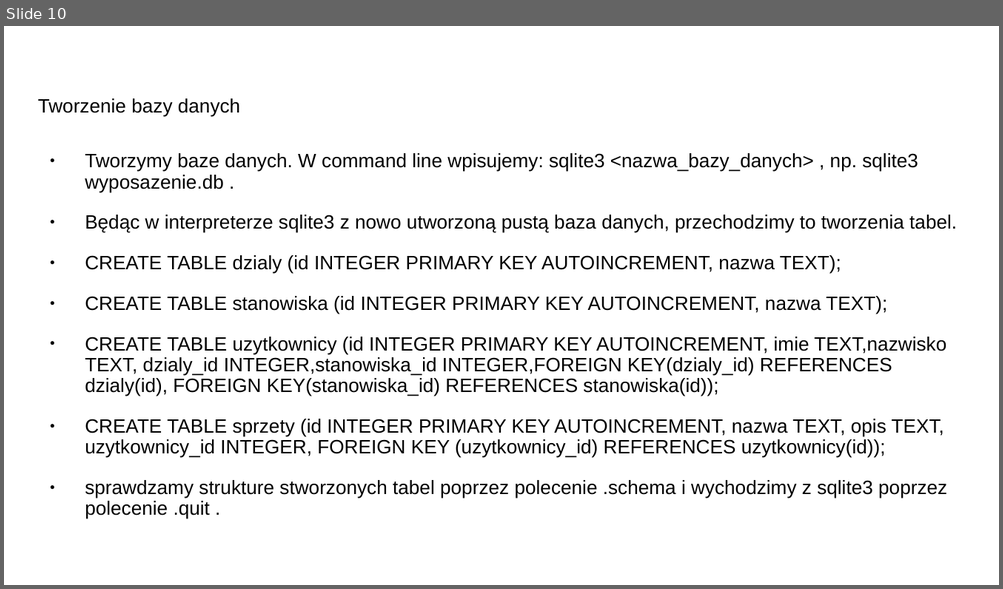
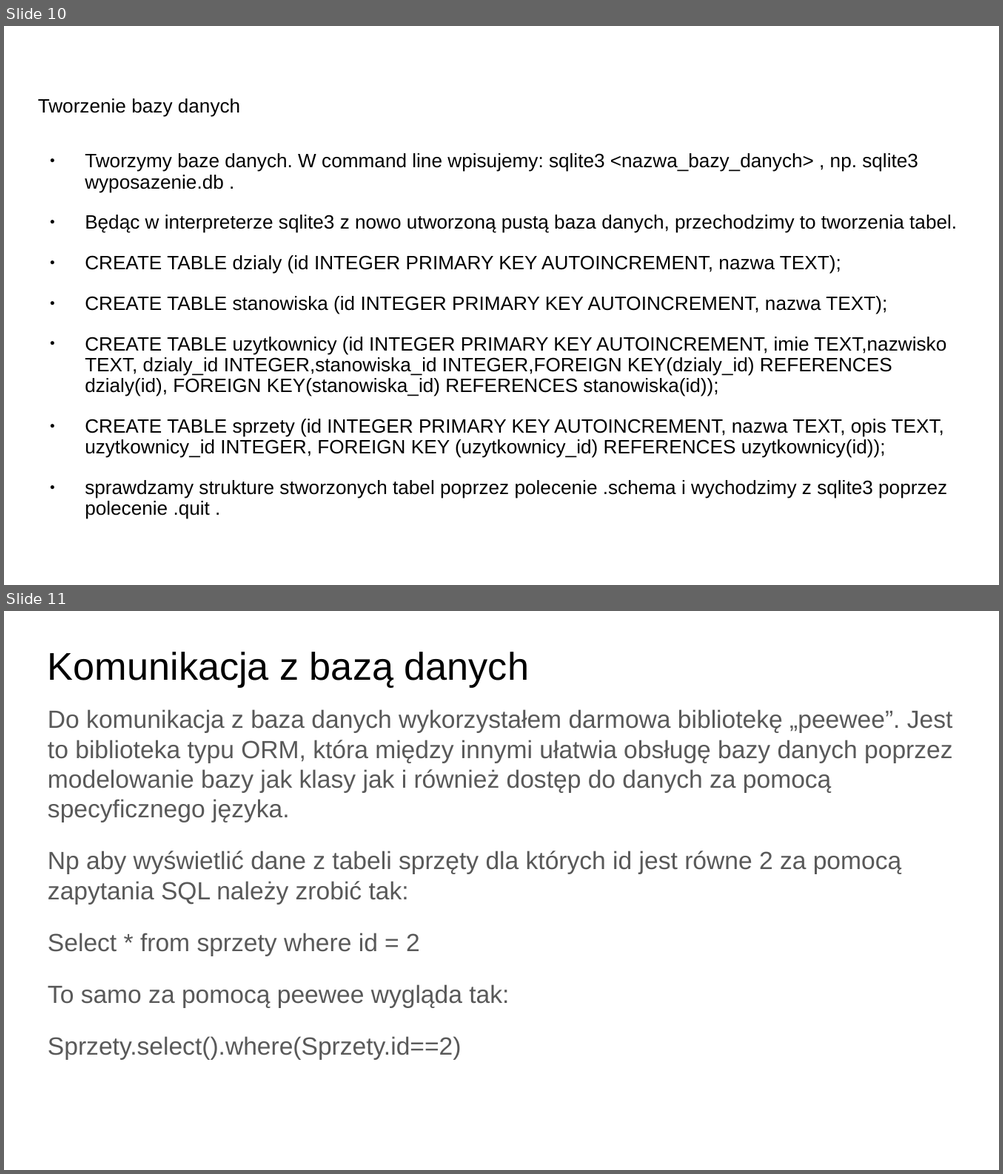
Before and after one commit to PrzemekN/wyposazenie, a slide deck: ProjektBazyDanychWyposazenie.odp. Shown one above the other, each under a label of ours: slide 10 before the commit, slides 10 and 11 after it. The pictures are 1003x589 and 1003x1174 pixels, drawn with LibreOffice and Linux fonts; fonts in the diff are those of the drawing. Boxes give left, top, right and bottom in pixels: in the first picture for what was removed or moved away, otherwise in the second. Text is boxed around its words. In the diff, an @@ line names an element or a change of style, - is before the commit and + after.

```diff
--- a/ProjektBazyDanychWyposazenie.odp
+++ b/ProjektBazyDanychWyposazenie.odp
@@ slide 11 added at (x1=4, y1=611, x2=999, y2=1170), background #FFFFFF @@
@@ text added at (x1=48, y1=652, x2=529, y2=687), 28 pt, text #000000 @@
+Komunikacja z bazą danych
@@ text added at (x1=48, y1=709, x2=953, y2=1059), 18 pt, text #595959 @@
+Do komunikacja z baza danych wykorzystałem darmowa bibliotekę „peewee”. Jest to biblioteka typu ORM, która między innymi ułatwia obsługę bazy danych poprzez modelowanie bazy jak klasy jak i również dostęp do danych za pomocą specyficznego języka.
+Np aby wyświetlić dane z tabeli sprzęty dla których id jest równe 2 za pomocą zapytania SQL należy zrobić tak:
+Select * from sprzety where id = 2
+To samo za pomocą peewee wygląda tak:
+Sprzety.select().where(Sprzety.id==2)
```
Also in this commit, not shown: 3 other slides added, 3 other files.
